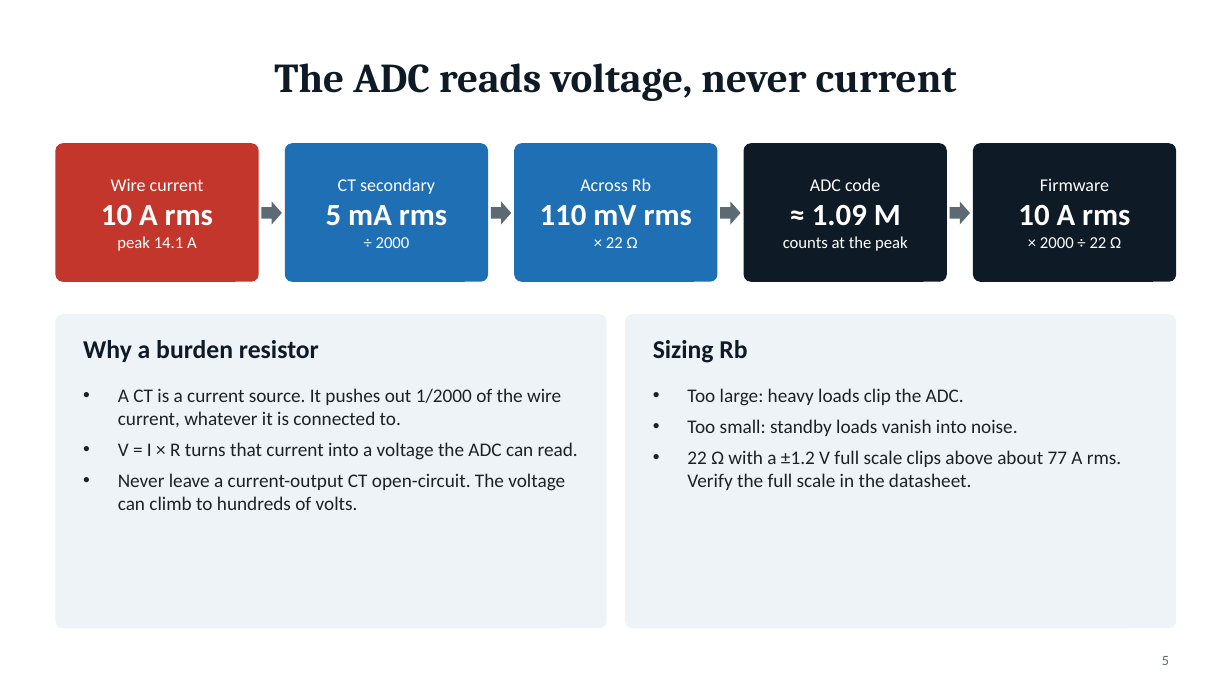
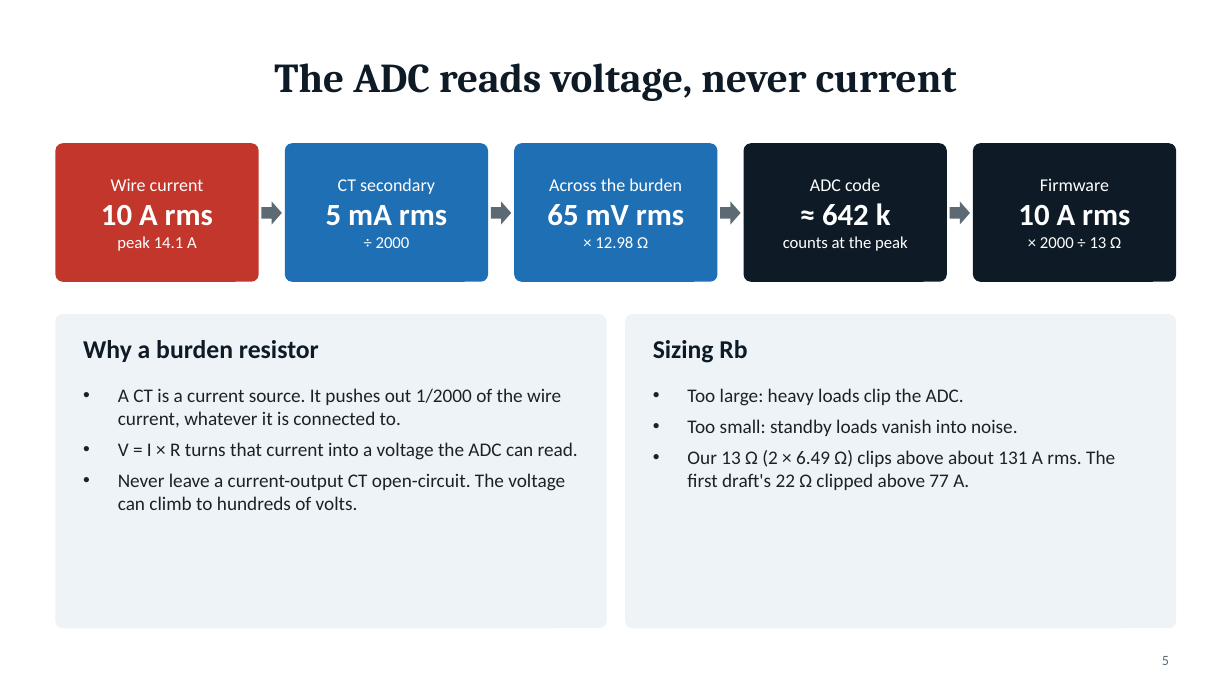
Before and after one commit to PowerWorksLab/PowerLenz, a slide deck: slide 5 of documentation/presentations/powerlenz-front-end.pptx. Drawn at 1232x693 pixels with LibreOffice and Linux fonts; fonts in the diff are those of the drawing. Boxes give left, top, right and bottom in pixels: in the first picture for what was removed or moved away, otherwise in the second. Text is boxed around its words. In the diff, an @@ line names an element or a change of style, - is before the commit and + after.

Commit message:
Update slide deck to version 2 and add datasheet, phase and price slides

```diff
--- a/documentation/presentations/powerlenz-front-end.pptx
+++ b/documentation/presentations/powerlenz-front-end.pptx
@@ text in rounded rectangle at [547,178,684,248]: text changed @@
-Across Rb
-110 mV rms
-× 22 Ω
+Across the burden
+65 mV rms
+× 12.98 Ω
@@ text in rounded rectangle at [822,203,891,226]: text changed @@
-≈ 1.09 M
+≈ 642 k
@@ text in rounded rectangle at [1040,237,1121,248]: text changed @@
-× 2000 ÷ 22 Ω
+× 2000 ÷ 13 Ω
@@ text at [687,450,1115,490]: text changed @@
-• 22 Ω with a ±1.2 V full scale clips above about 77 A rms. Verify the full scale in the datasheet.
+• Our 13 Ω (2 × 6.49 Ω) clips above about 131 A rms. The first draft's 22 Ω clipped above 77 A.
```
Also in this commit, not shown: 9 other slides changed, 6 slides added, 2 slides removed, 16 other files.
